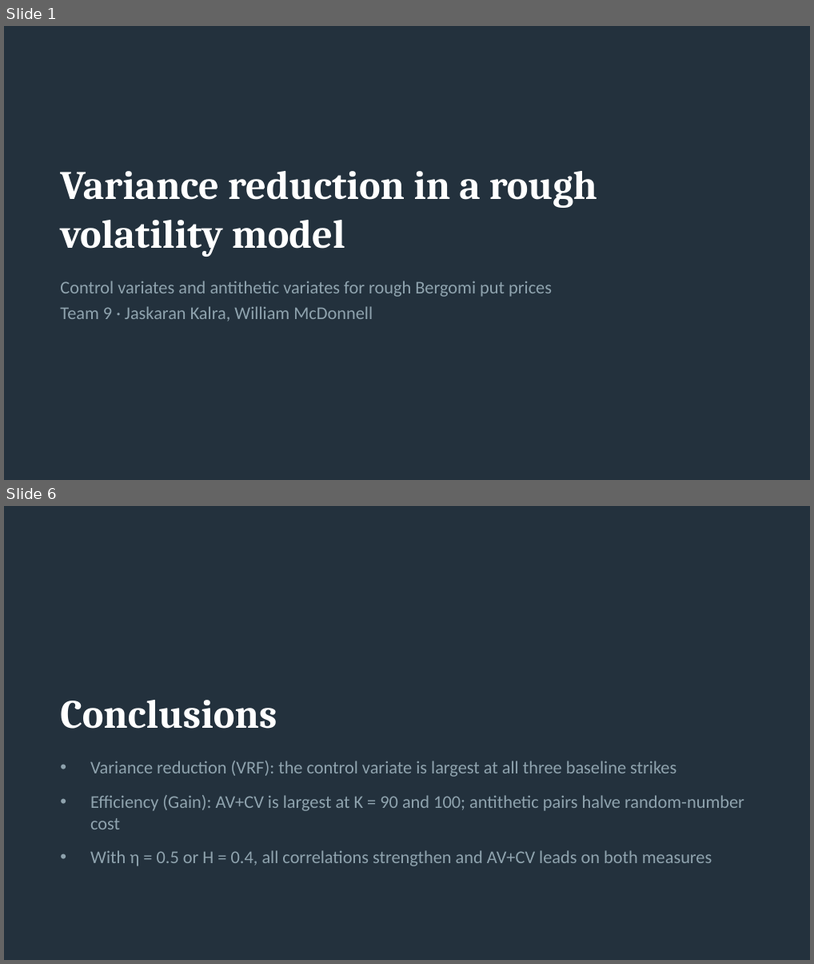
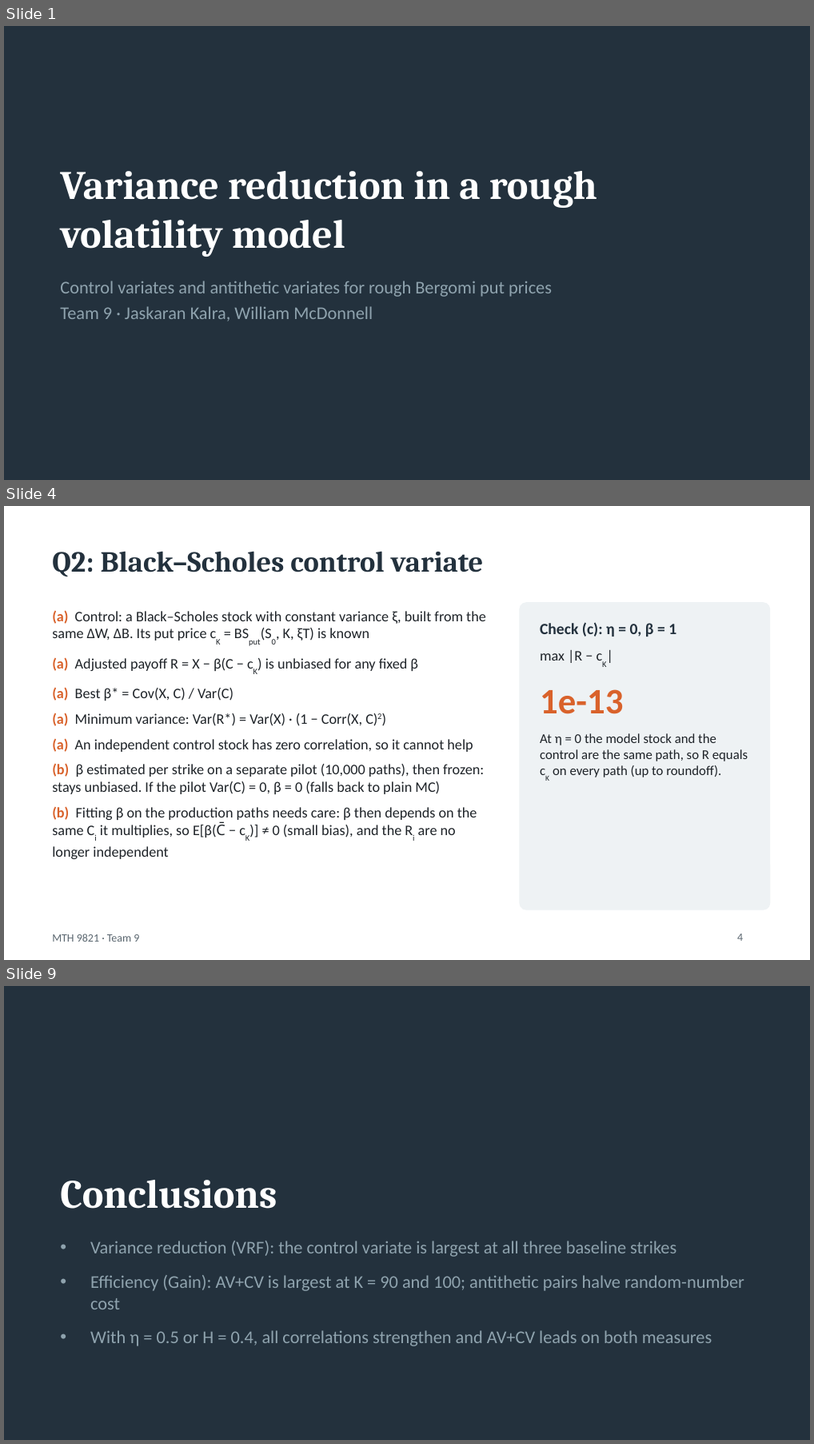
Before and after one commit to karan2615/MTH9821, a slide deck: hw2_slides.pptx. Shown one above the other, each under a label of ours: slides 1 and 6 before the commit, slides 1, 4 and 9 after it; the slides between them are not shown. The pictures are 814x964 and 814x1444 pixels, drawn with LibreOffice and Linux fonts; fonts in the diff are those of the drawing. Boxes give left, top, right and bottom in pixels: in the first picture for what was removed or moved away, otherwise in the second. Text is boxed around its words. In the diff, an @@ line names an element or a change of style, - is before the commit and + after.

```diff
--- a/hw2_slides.pptx
+++ b/hw2_slides.pptx
@@ slide 4 added at <box>4,506,810,960</box>, background #FFFFFF @@
@@ title added at <box>52,551,484,577</box>, 26 pt, text #23313D, bold @@
+Q2: Black–Scholes control variate
@@ text added at <box>52,610,486,859</box>, 13 pt, text #1E2328 @@
+(a) Control: a Black–Scholes stock with constant variance ξ, built from the same ΔW, ΔB. Its put price cK = BSput(S0, K, ξT) is known
+(a) Adjusted payoff R = X − β(C − cK) is unbiased for any fixed β
+(a) Best β* = Cov(X, C) / Var(C)
+(a) Minimum variance: Var(R*) = Var(X) · (1 − Corr(X, C)2)
+(a) An independent control stock has zero correlation, so it cannot help
+(b) β estimated per strike on a separate pilot (10,000 paths), then frozen: stays unbiased. If the pilot Var(C) = 0, β = 0 (falls back to plain MC)
+(b) Fitting β on the production paths needs care: β then depends on the same Ci it multiplies, so E[β(C̄ − cK)] ≠ 0 (small bias), and the Ri are no longer independent
@@ rounded rectangle added at <box>520,603,770,909</box>, fill #EEF2F4, outline #EEF2F4 1 pt @@
@@ text added at <box>540,622,748,777</box>, 12 pt, text #1E2328 @@
+Check (c): η = 0, β = 1
+max |R − cK|
+1e-13
+At η = 0 the model stock and the control are the same path, so R equals cK on every path (up to roundoff).
@@ text added at <box>52,933,139,941</box>, 10 pt, text #5B6770 @@
+MTH 9821 · Team 9
@@ page number added at <box>738,933,743,940</box>, 10 pt, text #5B6770 @@
+4
@@ what was slide 6 is now slide 9 @@
```
Also in this commit, not shown: 2 slides changed, 4 other slides added, 2 slides removed.
